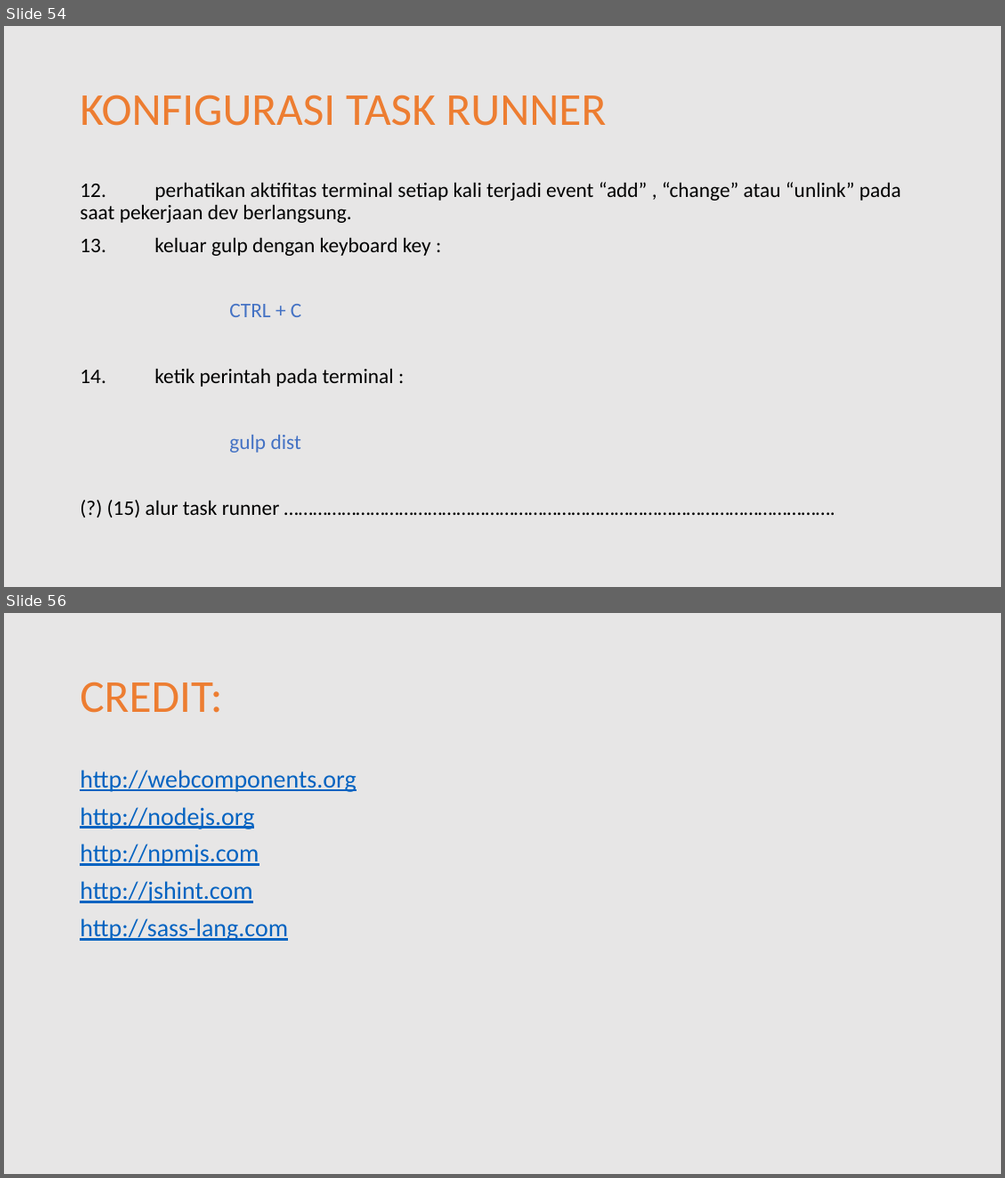
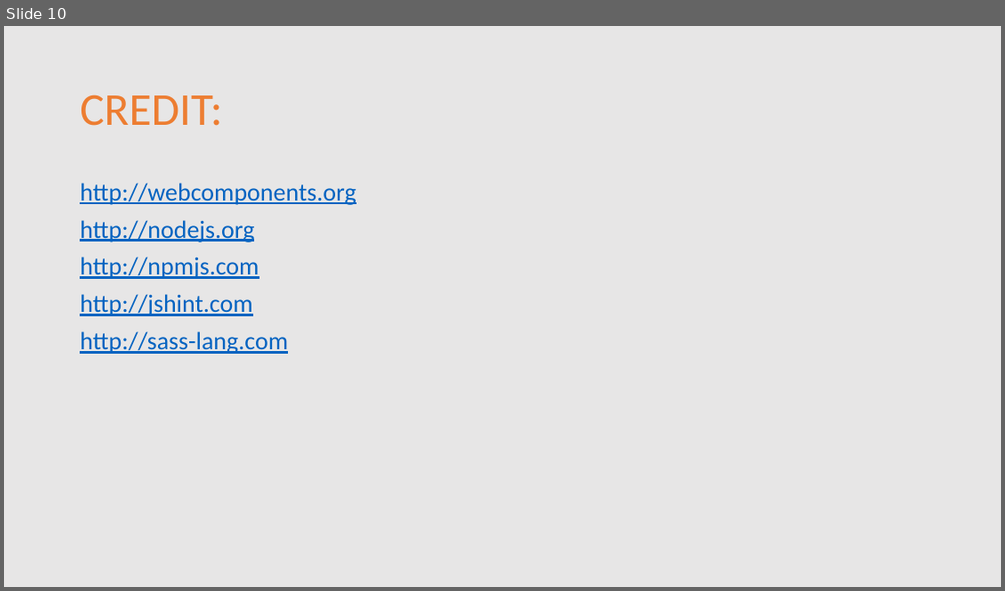
Before and after one commit to MalangFrontend/ongis-frontend-1, a slide deck: doc/presentasi-materi-01.pptx. Shown one above the other, each under a label of ours: slides 54 and 56 before the commit, slide 10 after it; the slides between them are not shown. The pictures are 1005x1178 and 1005x591 pixels, drawn with LibreOffice and Linux fonts; fonts in the diff are those of the drawing. Boxes give left, top, right and bottom in pixels: in the first picture for what was removed or moved away, otherwise in the second. Text is boxed around its words. In the diff, an @@ line names an element or a change of style, - is before the commit and + after.

```diff
--- a/doc/presentasi-materi-01.pptx
+++ b/doc/presentasi-materi-01.pptx
@@ slide 54 removed at (4,26,1001,587), background #E7E6E6 @@
@@ title removed at (80,95,607,126) @@
-KONFIGURASI TASK RUNNER
@@ text removed at (80,182,901,517) @@
-12. perhatikan aktifitas terminal setiap kali terjadi event “add” , “change” atau “unlink” pada saat pekerjaan dev berlangsung.
-13. keluar gulp dengan keyboard key :
-CTRL + C
-14. ketik perintah pada terminal :
-gulp dist
-(?) (15) alur task runner …………………………………………………………………………………………………….
@@ what was slide 56 is now slide 10 @@
```
Also in this commit, not shown: 6 slides changed, 45 other slides removed, 21 other files.
